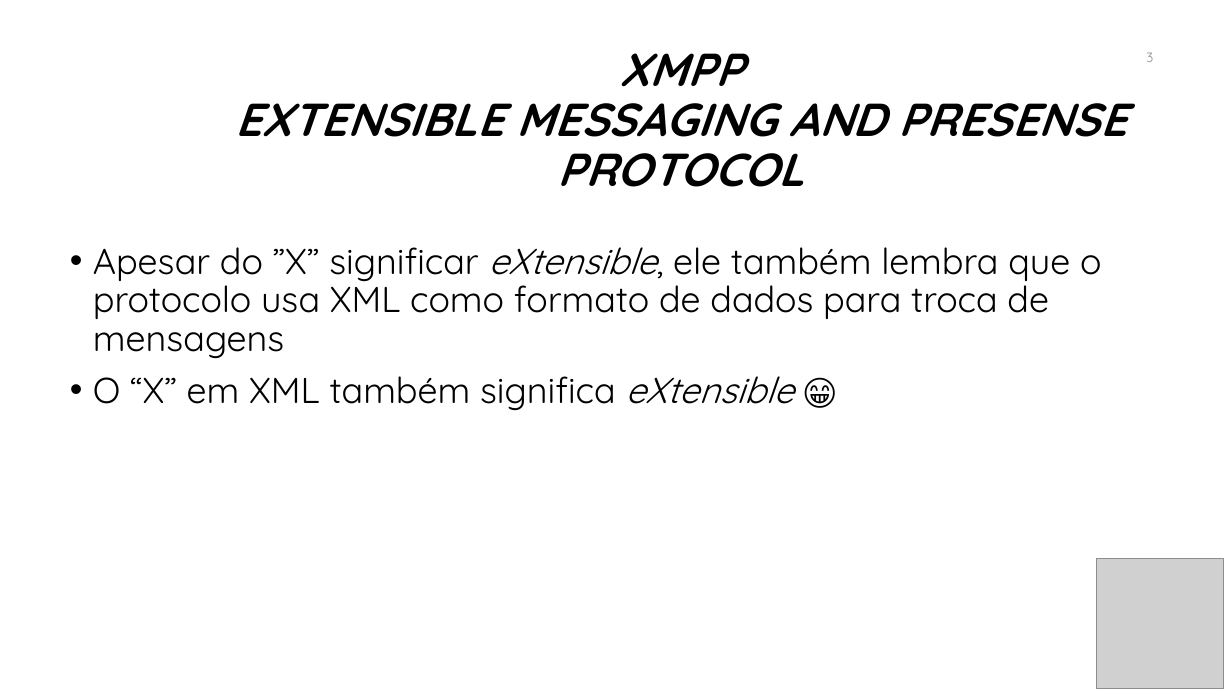
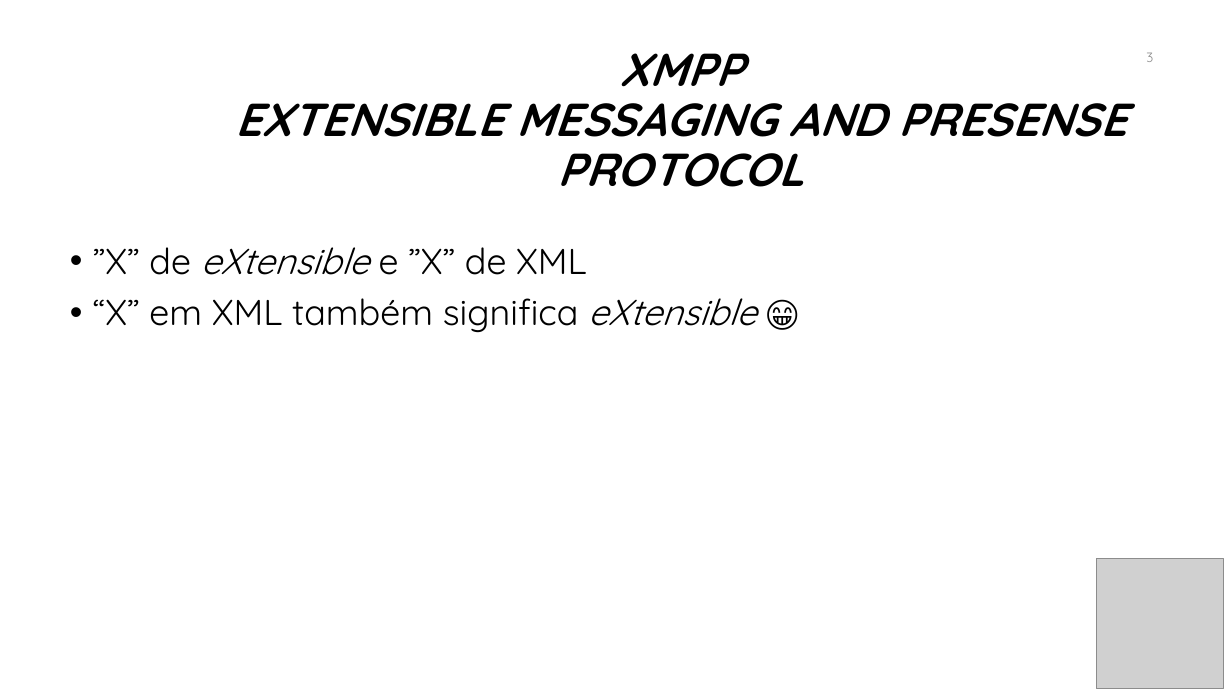
Before and after one commit to manoelcampos/sd-xmpp-chat-client, a slide deck: slide 3 of xmpp.pptx. Drawn at 1232x693 pixels with LibreOffice and Linux fonts; fonts in the diff are those of the drawing; grey boxes stand for pictures; background and template pictures are left out. Boxes give left, top, right and bottom in pixels: in the first picture for what was removed or moved away, otherwise in the second. Text is boxed around its words. In the diff, an @@ line names an element or a change of style, - is before the commit and + after.

Commit message:
Atualiza slides XMPP

```diff
--- a/xmpp.pptx
+++ b/xmpp.pptx
@@ text at <box>93,247,756,333</box>: text changed @@
-• Apesar do ”X” significar eXtensible, ele também lembra que o protocolo usa XML como formato de dados para troca de mensagens
-• O “X” em XML também significa eXtensible 😁
+• ”X” de eXtensible e ”X” de XML
+• “X” em XML também significa eXtensible 😁
```
Also in this commit, not shown: 18 other slides changed, 1 slide added.
